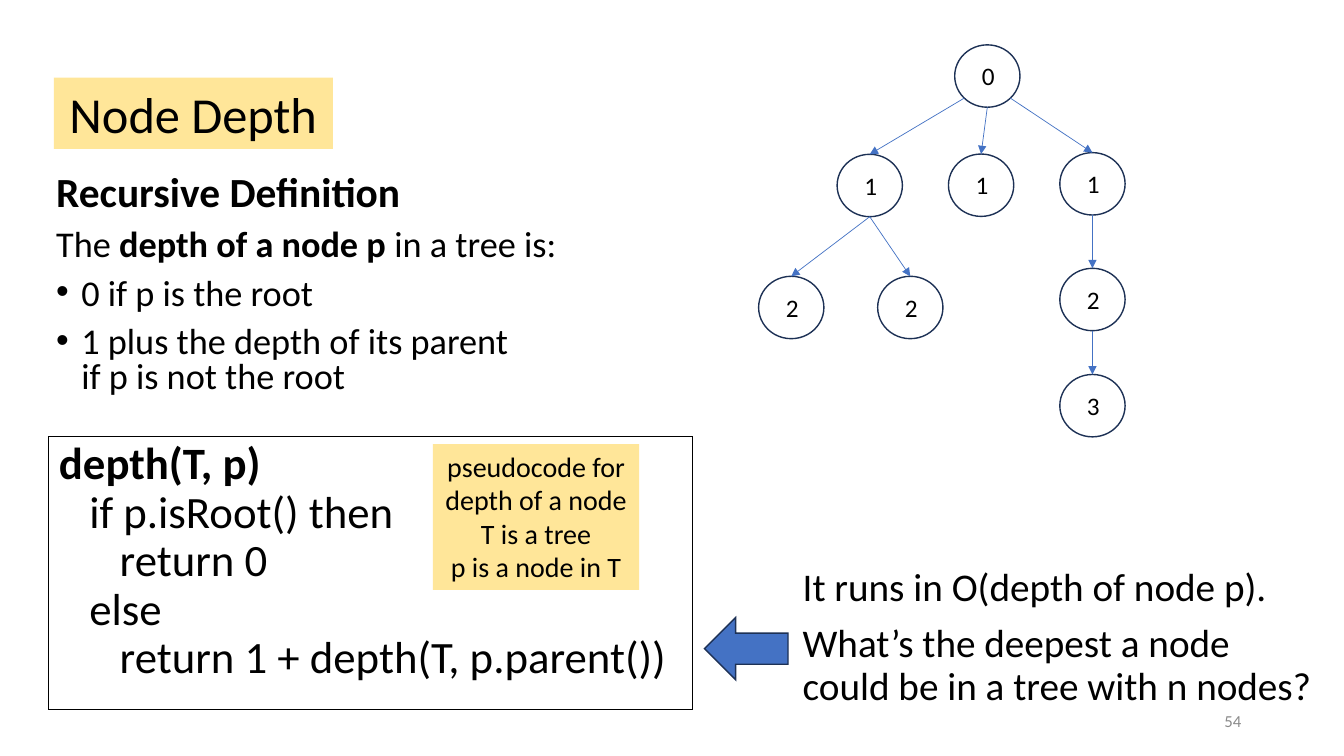
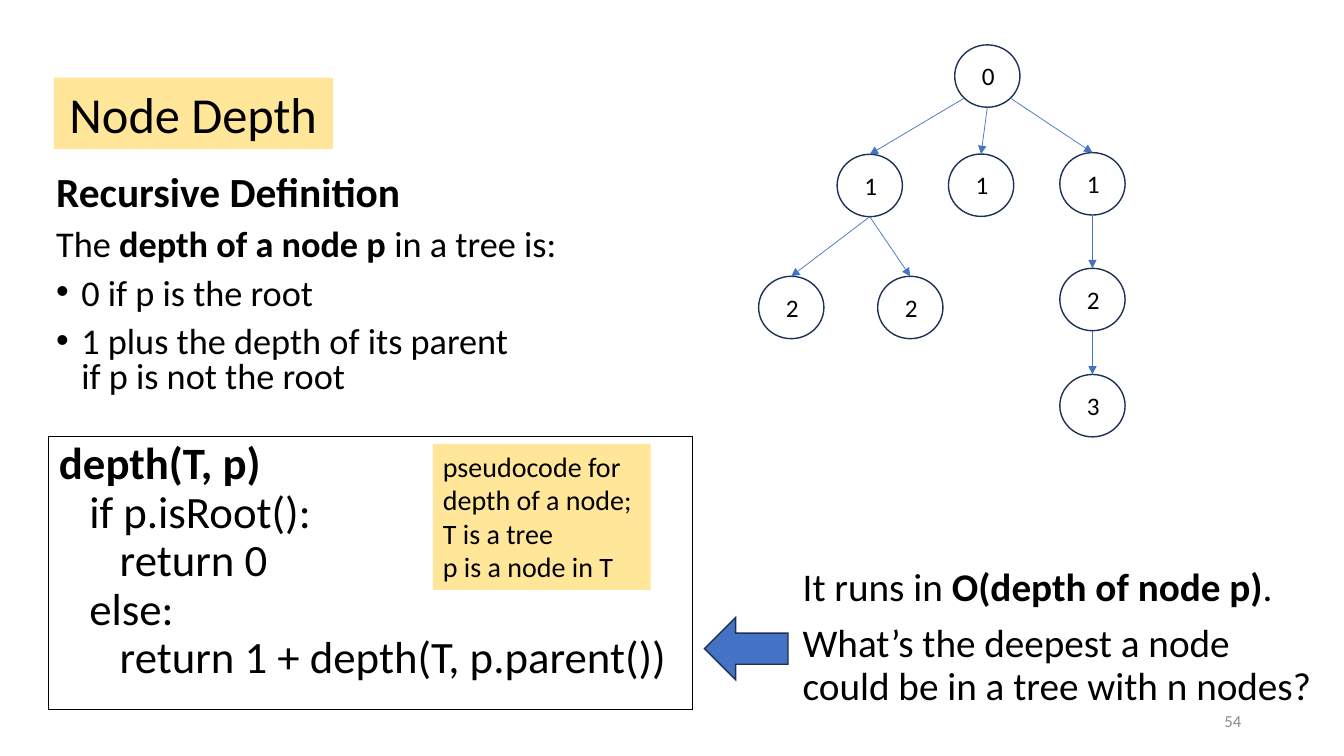
Before and after one commit to tjd1234/cmpt225fall2023, a slide deck: slide 54 of lecture_notes/week5/week5_trees.pptx. Drawn at 1344x756 pixels with LibreOffice and Linux fonts; fonts in the diff are those of the drawing. Boxes give left, top, right and bottom in pixels: in the first picture for what was removed or moved away, otherwise in the second. Text is boxed around its words. In the diff, an @@ line names an element or a change of style, - is before the commit and + after.

```diff
--- a/lecture_notes/week5/week5_trees.pptx
+++ b/lecture_notes/week5/week5_trees.pptx
@@ text in rectangle at (x1=59, y1=446, x2=666, y2=681): text changed @@
-depth(T, p)
-if p.isRoot() then
-return 0
-else
-return 1 + depth(T, p.parent())
+depth(T, p)
+if p.isRoot():
+return 0
+else:
+return 1 + depth(T, p.parent())
@@ rectangle "pseudocode for depth of a ..." resized from (x1=434, y1=445, x2=640, y2=591) to (x1=434, y1=445, x2=651, y2=591) @@
@@ text in rectangle at (x1=443, y1=457, x2=632, y2=582): text changed @@
-pseudocode for depth of a node
-T is a tree
-p is a node in T
+pseudocode for depth of a node;
+T is a tree
+p is a node in T
@@ text at (x1=803, y1=572, x2=1272, y2=607): bold on in "O(depth of node p)." @@
```
Also in this commit, not shown: 25 other slides changed.
